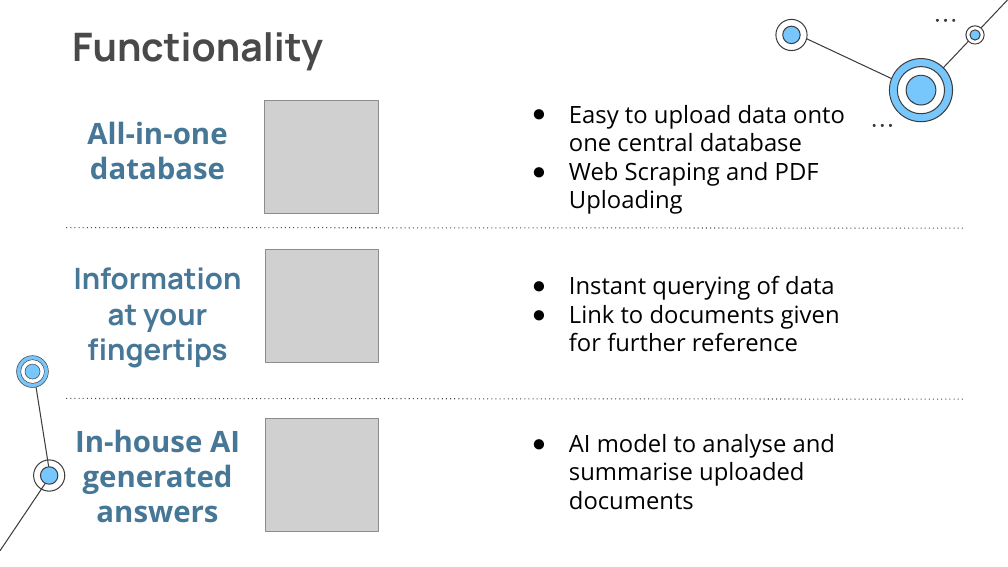
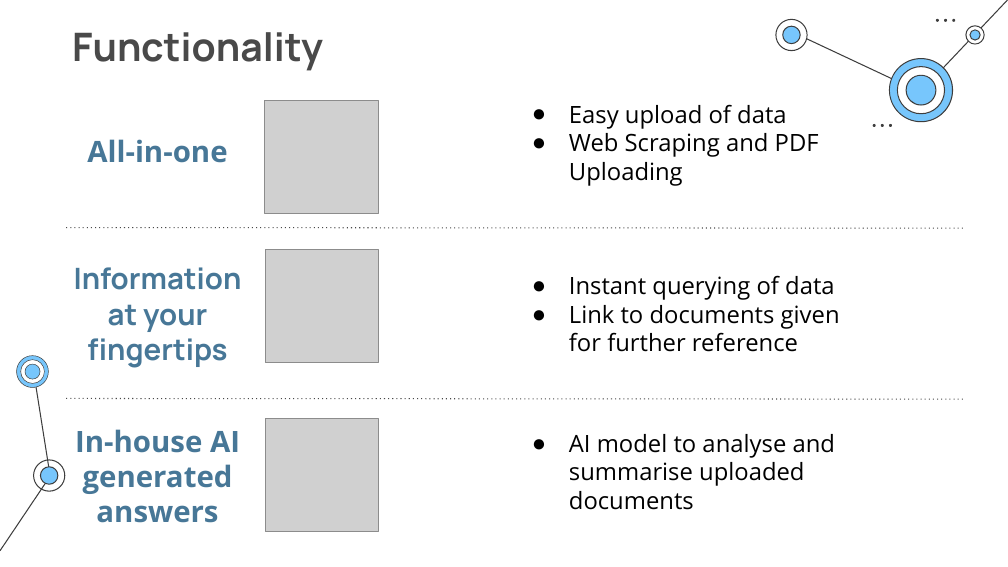
Before and after one commit to anahopbob/Team-DreamCiti-CitiBank-HackOverflow-2023, a slide deck: slide 6 of Team DreamCiti Citi HackOverflow Pitch.pptx. Drawn at 1008x567 pixels with LibreOffice and Linux fonts; fonts in the diff are those of the drawing; grey boxes stand for pictures. Boxes give left, top, right and bottom in pixels: in the first picture for what was removed or moved away, otherwise in the second. Text is boxed around its words. In the diff, an @@ line names an element or a change of style, - is before the commit and + after.

Commit message:
feat: update slides

```diff
--- a/Team DreamCiti Citi HackOverflow Pitch.pptx
+++ b/Team DreamCiti Citi HackOverflow Pitch.pptx
@@ text at (569,104,787,129): text changed @@
-● Easy to upload data onto one central database
+● Easy upload of data
@@ subtitle at (87,139,227,163): text changed @@
-All-in-one database
+All-in-one
```
Also in this commit, not shown: 4 other slides changed, 1 other file.
